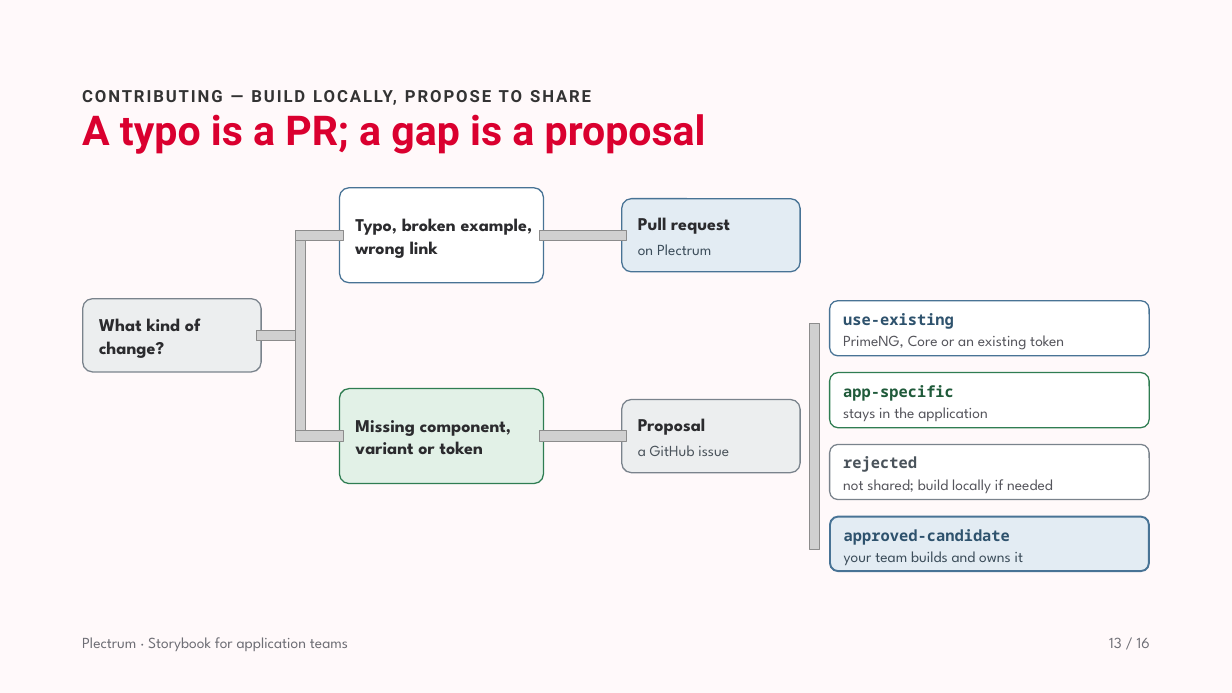
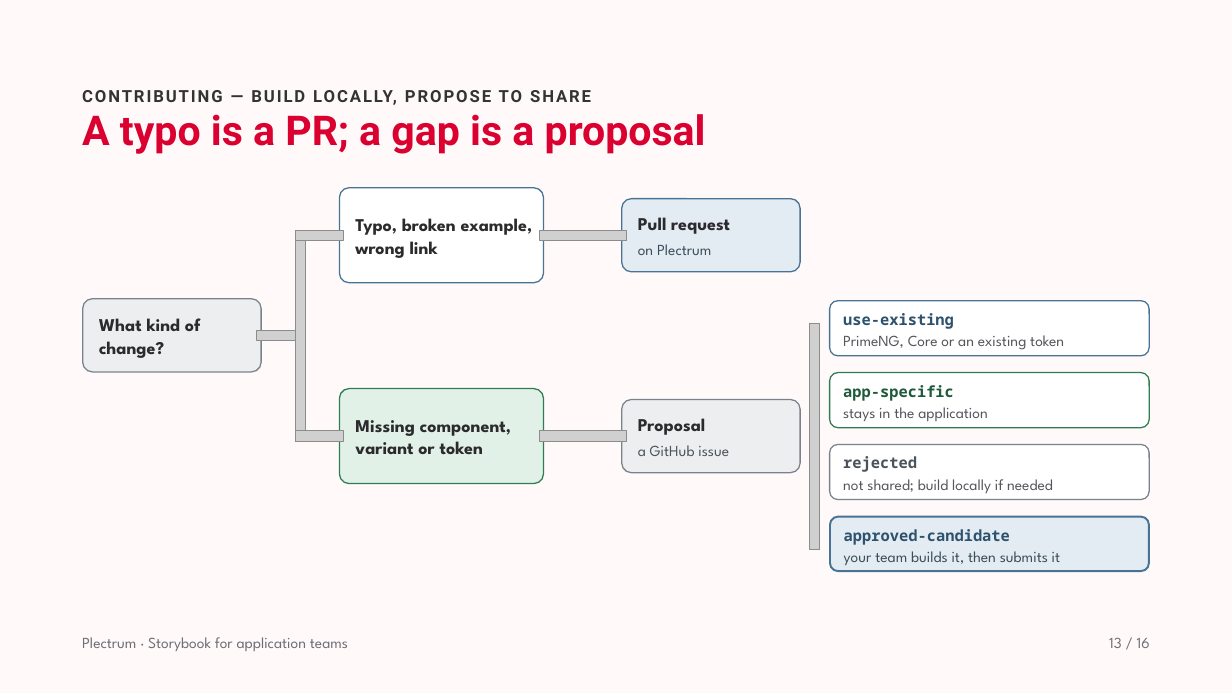
Before and after one commit to solidaris-danielbodigil/solidaris-plectrum, a slide deck: slide 13 of docs/Storybook for application teams.pptx. Drawn at 1232x693 pixels with LibreOffice and Linux fonts; fonts in the diff are those of the drawing; grey boxes stand for pictures; background and template pictures are left out. Boxes give left, top, right and bottom in pixels: in the first picture for what was removed or moved away, otherwise in the second. Text is boxed around its words. In the diff, an @@ line names an element or a change of style, - is before the commit and + after.

```diff
--- a/docs/Storybook for application teams.pptx
+++ b/docs/Storybook for application teams.pptx
@@ text at [844,551,1061,565]: text changed @@
-your team builds and owns it
+your team builds it, then submits it
```
Also in this commit, not shown: 2 other slides changed, 4 other files.
